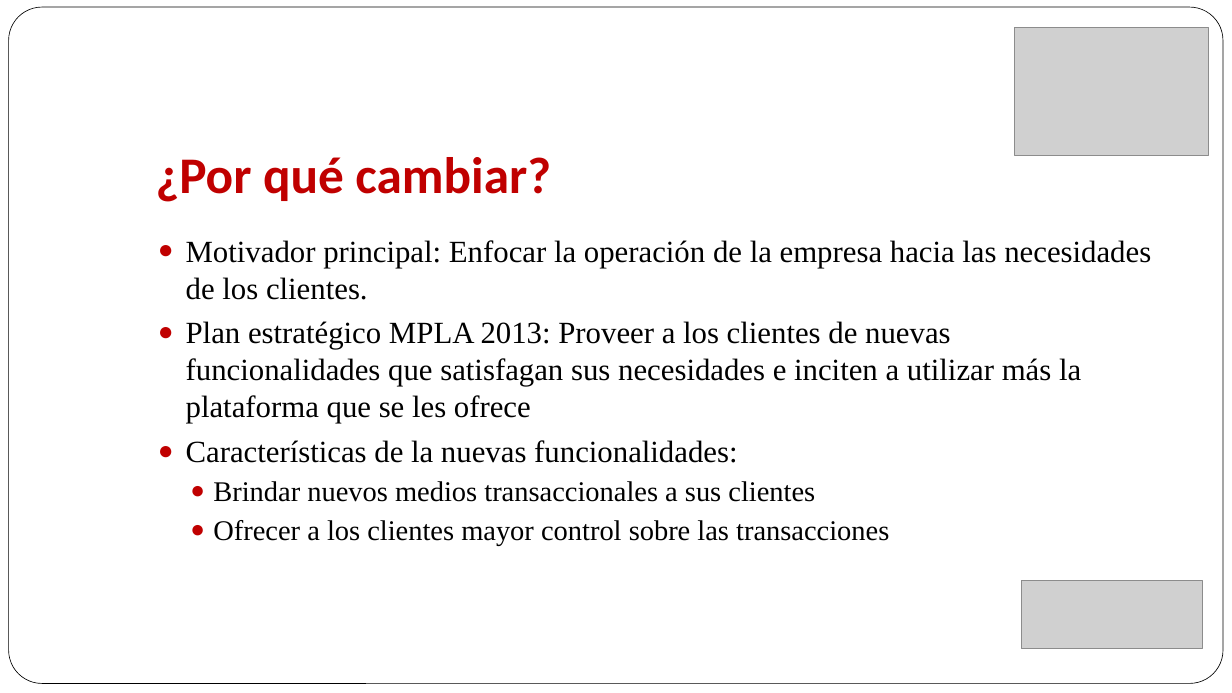
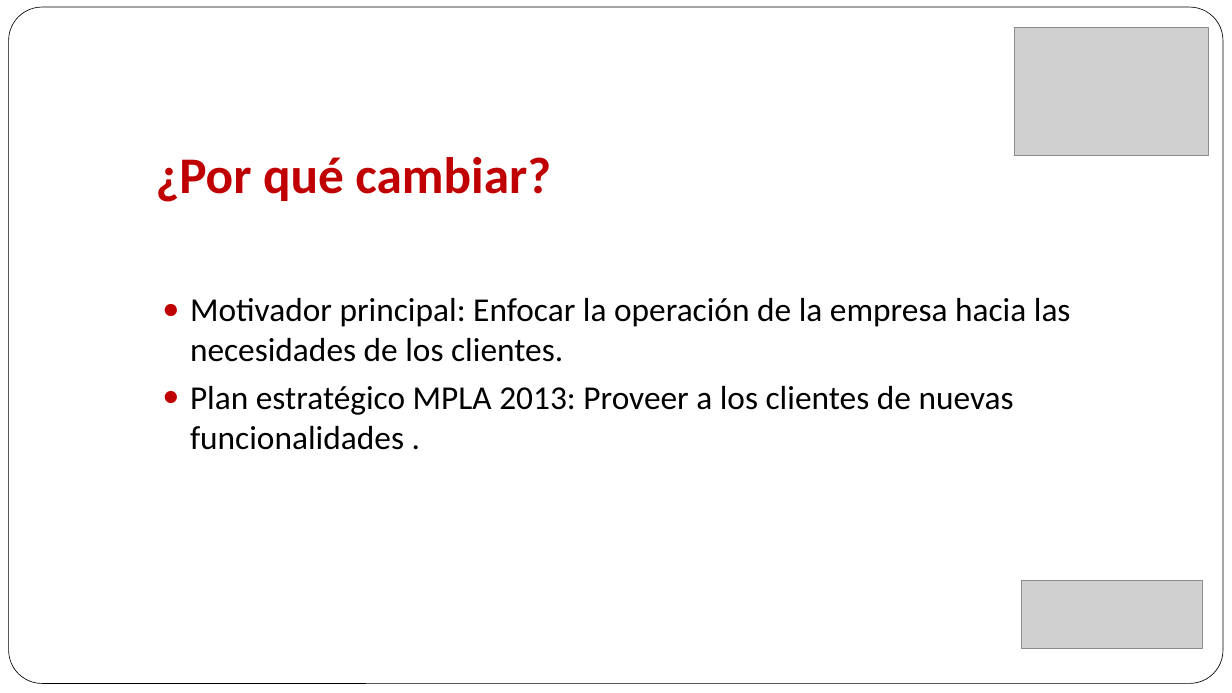
Before and after one commit to gaudisolutions/ecos, a slide deck: slide 5 of Proyecto I/Presentación/Arquitectura Objetivo MPLA.pptx. Drawn at 1232x693 pixels with LibreOffice and Linux fonts; fonts in the diff are those of the drawing; grey boxes stand for pictures. Boxes give left, top, right and bottom in pixels: in the first picture for what was removed or moved away, otherwise in the second. Text is boxed around its words. In the diff, an @@ line names an element or a change of style, - is before the commit and + after.

```diff
--- a/Proyecto I/Presentación/Arquitectura Objetivo MPLA.pptx
+++ b/Proyecto I/Presentación/Arquitectura Objetivo MPLA.pptx
@@ text "Motivador principal: Enfocar la operación ...": place and size @@
-text "Motivador principal: Enfocar la operación ..." at box(186, 240, 1151, 546)
+text "Motivador principal: Enfocar la operación ..." at box(190, 298, 1071, 450)
@@ text at box(190, 298, 1071, 362): size 24.1 to 26 pt, font Times New Roman to Calibri in "Motivador principal: Enfocar la operación de la ..." @@
@@ text at box(190, 386, 1014, 450): text changed; size 24.1 to 26 pt; font Times New Roman to Calibri @@
-● Plan estratégico MPLA 2013: Proveer a los clientes de nuevas funcionalidades que satisfagan sus necesidades e inciten a utilizar más la plataforma que se les ofrece
-● Características de la nuevas funcionalidades:
-  ● Brindar nuevos medios transaccionales a sus clientes
-  ● Ofrecer a los clientes mayor control sobre las transacciones
+● Plan estratégico MPLA 2013: Proveer a los clientes de nuevas funcionalidades .
```
Also in this commit, not shown: 3 other slides changed, 1 other file.
